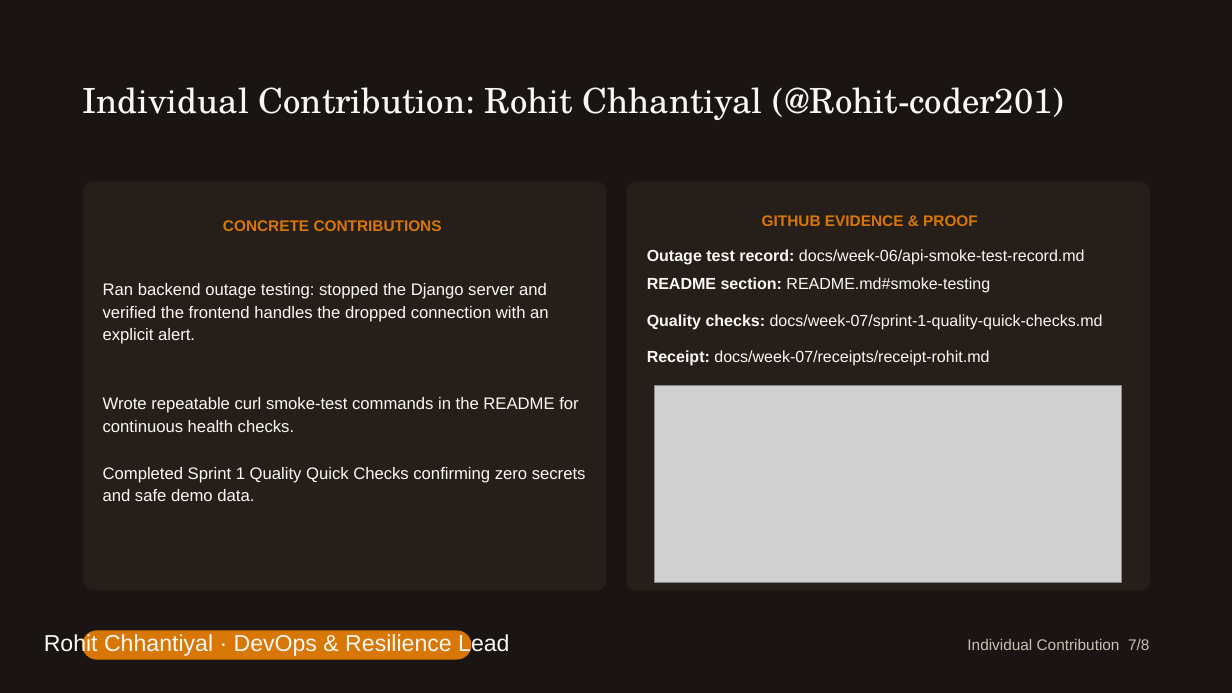
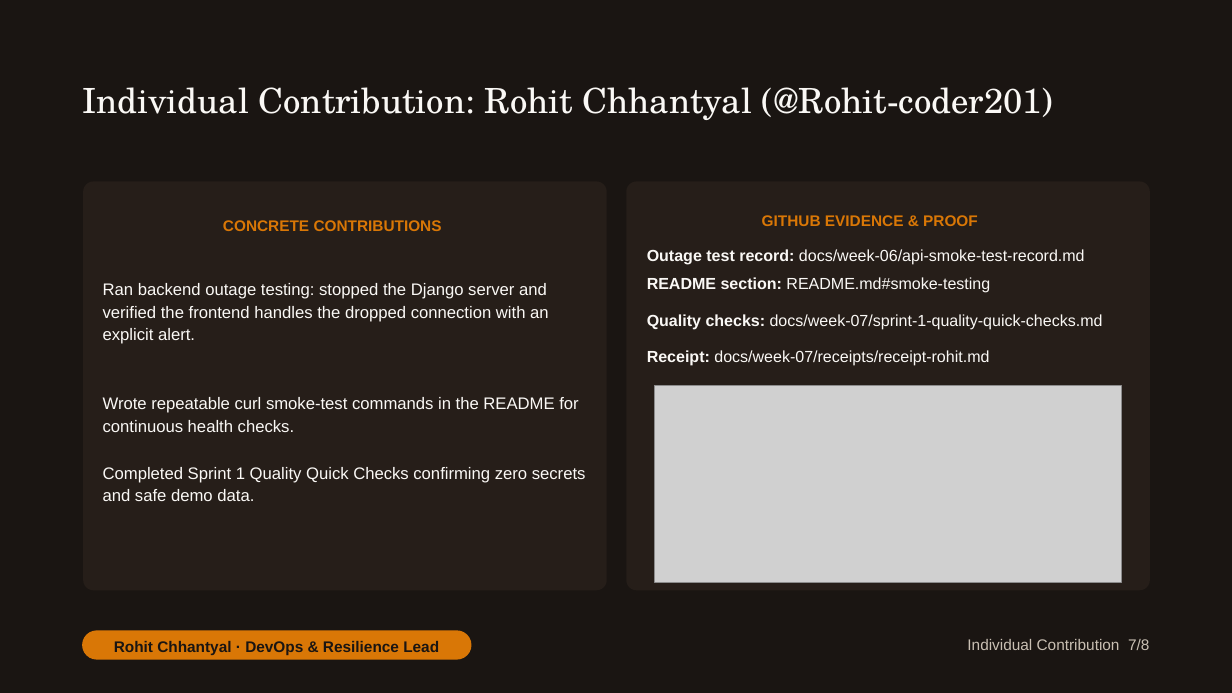
Before and after one commit to CapstoneDesign-Fall2026-UlsanCollege/team_2_capstone_design, a slide deck: slide 8 of docs/week-07/BrewMellow_Midterm_Presentation.pptx. Drawn at 1232x693 pixels with LibreOffice and Linux fonts; fonts in the diff are those of the drawing; grey boxes stand for pictures. Boxes give left, top, right and bottom in pixels: in the first picture for what was removed or moved away, otherwise in the second. Text is boxed around its words. In the diff, an @@ line names an element or a change of style, - is before the commit and + after.

Commit message:
update presentation deck with new pptx and canonical name Rohit Chhantyal

```diff
--- a/docs/week-07/BrewMellow_Midterm_Presentation.pptx
+++ b/docs/week-07/BrewMellow_Midterm_Presentation.pptx
@@ title at box(82, 87, 1054, 120): text changed @@
-Individual Contribution: Rohit Chhantiyal (@Rohit-coder201)
+Individual Contribution: Rohit Chhantyal (@Rohit-coder201)
@@ text in freeform shape at box(114, 641, 439, 655): text changed; size 18 to 12 pt; text colour #FAF8F5 to #1A1512; bold on @@
-Rohit Chhantiyal · DevOps & Resilience Lead
+Rohit Chhantyal · DevOps & Resilience Lead
```
Also in this commit, not shown: 1 other slide changed, 12 other files.
